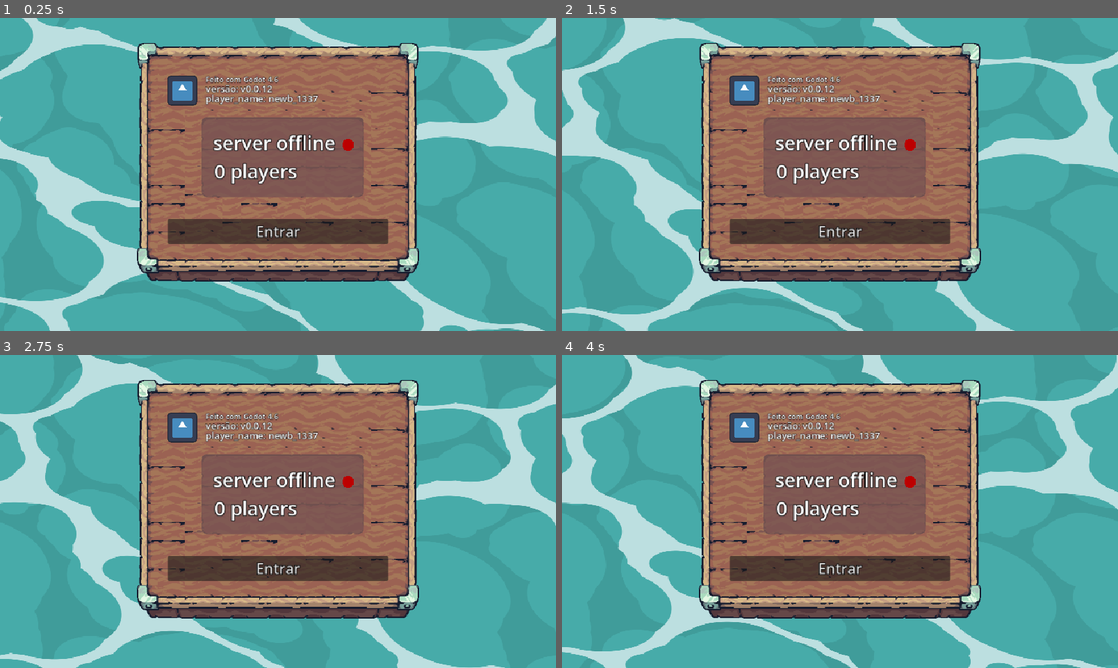
Above: before the commit, frames 1-4 (two rows, left to right).
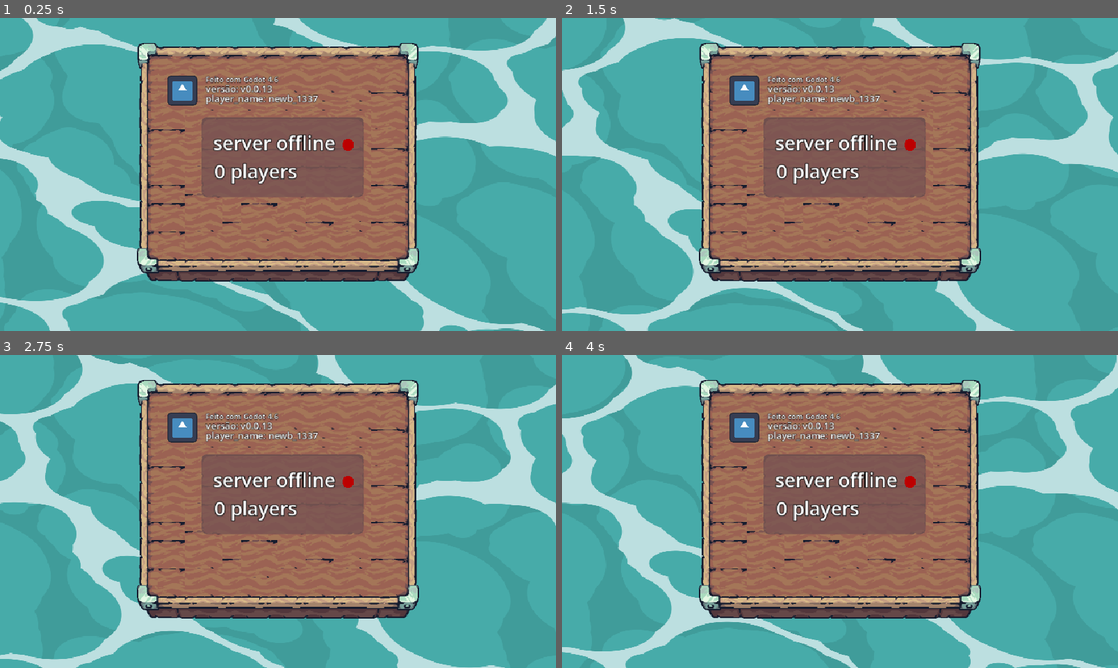
Above: after the commit, the same moments.

Repository: ohmyguigs/porta-do-infinito
Game: Godot game, scene res://scenes/main_menu/main_menu.tscn
The game is run twice, just before and just after one commit, with the same random seed, the same clock (stepped at 60 frames per second) and the same inputs. The engine's default icon, where the game draws it, is replaced by a stand-in: a white triangle on a blue panel in a dark square.
Inputs:
- Up to frame 1 (0.25 s): no input
- Up to frame 2 (1.5 s): tap Enter at 0.5 s; hold D (move_right) 0.53-1.28 s; tap C at 0.6 s; hold S (move_down) from 1.28 s (still down); tap K at 1.35 s
- Up to frame 3 (2.75 s): release S (move_down) at 2.03 s; hold D (move_right) from 2.03 s (still down); tap C at 2.1 s
- Up to frame 4 (4 s): release D (move_right) at 2.78 s; hold W (move_up) 2.78-3.53 s; tap K at 2.85 s; hold A (move_left) from 3.53 s (still down); tap C at 3.6 s

The runs differ from the first frame. In frame 1, 3.1% of the frame differs, in the area x 30-70%, y 21-73%; in frame 2, 3.1%; in frame 3, 3.1%; in frame 4, 3.1%.

Commit message:
v0.0.13 - fix servidor ocupado

Diff:
--- a/project.godot
+++ b/project.godot
@@ -11,7 +11,7 @@
 [application]
 
 config/name="Porta do infinito"
-config/version="v0.0.12"
+config/version="v0.0.13"
 run/main_scene="uid://dyseoawrycwro"
 config/features=PackedStringArray("4.6", "GL Compatibility")
 config/icon="res://icon.svg"
--- a/scenes/main_menu/main_menu.gd
+++ b/scenes/main_menu/main_menu.gd
@@ -49,8 +49,8 @@
 	LabelStatus.text = LabelStatus.text.replace("ocupado", "offline")
 	if not LabelStatus.text.contains("offline"):
 		LabelStatus.text = "server offline"
-	Button_start.visible = true
-	Button_start.disabled = false
+	Button_start.visible = false
+	Button_start.disabled = true
 
 func set_occupied_label() -> void:
 	SphereStatus.modulate = Consts.COLOR_OFFLINE
@@ -75,12 +75,11 @@
 			LabelDeviceId.text = "device_id: %s" % device_id
 
 func _on_remote_status_changed(is_online: bool) -> void:
-	if GlobalGameData.get_remote_session_status() == GlobalGameData.SESSION_STATUS_OCCUPIED:
+	if not is_online:
+		set_offline_label()
 		return
-	if is_online:
-		set_online_label()
-		return
-	set_offline_label()
+	# Avoid showing "online" before device session claim is confirmed.
+	_apply_server_status(GlobalGameData.get_remote_session_status(), GlobalGameData.get_remote_session_status_message())
 
 func _on_remote_session_status_changed(status: String, message: String) -> void:
 	_apply_server_status(status, message)
Not shown, changed: docs/index.html
Not shown, changed: docs/index.pck
